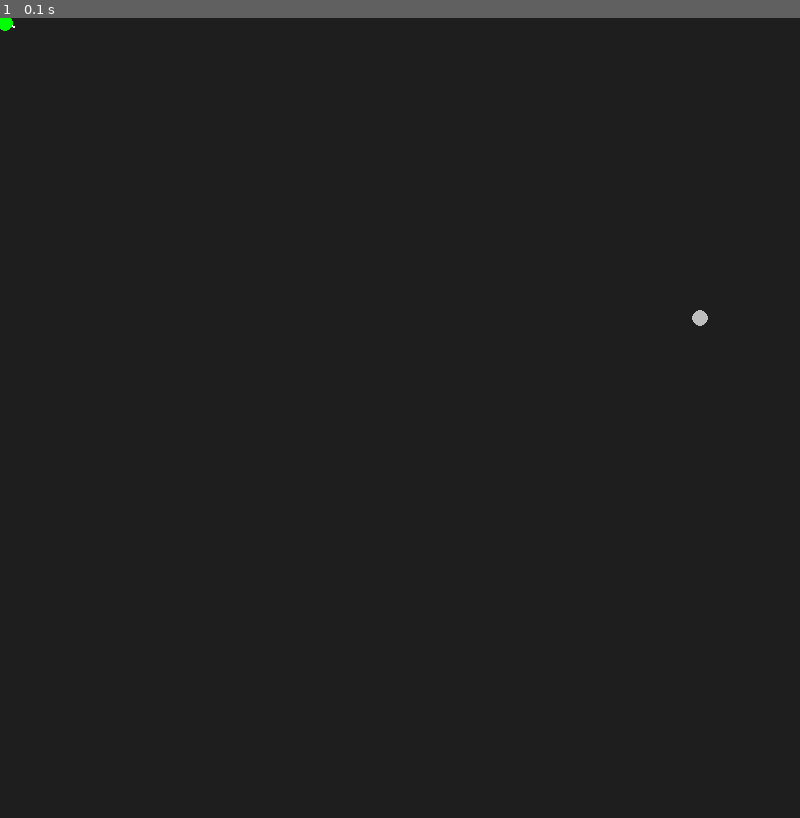
Above: before the commit, frame 1.
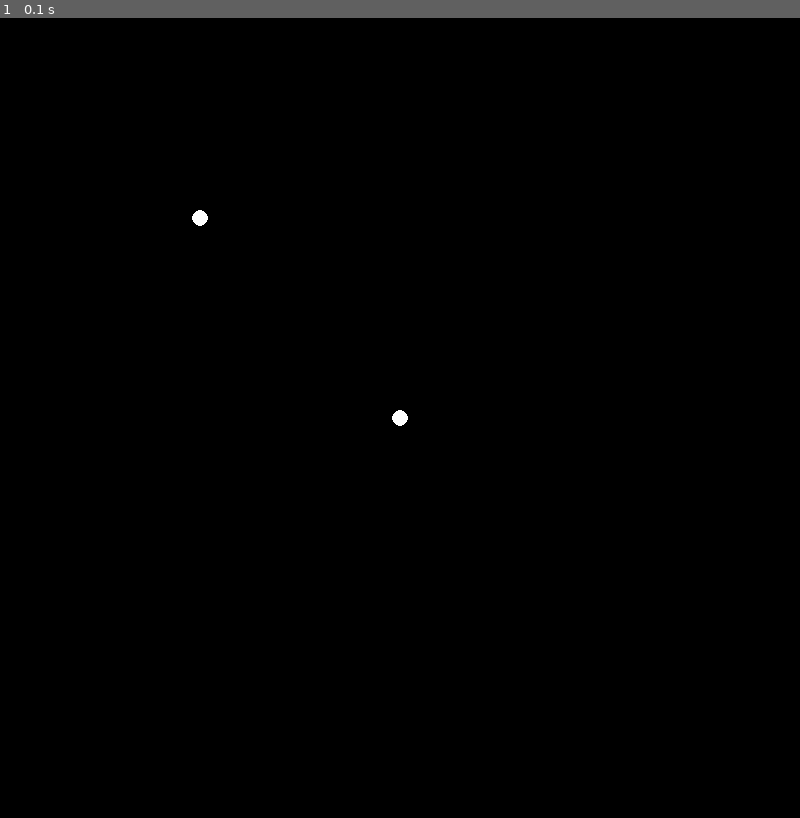
Above: after the commit, the same moment.

Repository: Smeltier/arcade-ai
Game: pygame game, started from movimento_autonomo/main.py
Two runs of this game, one before a commit and one after it. Both use one fixed random seed, a clock stepped at 60 frames per second and the inputs below.
Inputs:
- Up to frame 1 (0.1 s): no input

The runs differ from the first frame. In frame 1, 100% of the frame differs, in the area x 0-100%, y 0-100%.

Commit message:
att: atualiza a implementação da MovingEntity.

Diff:
--- /dev/null
+++ b/movimento_autonomo/atributes.py
@@ -0,0 +1,17 @@
+
+class Limits:
+    def __init__(self, max_speed=1, max_acceleration=1, max_force=1, max_prediction=1.0, max_rotation=50, max_angular_acceleration=50) -> None:
+        self.max_speed = max_speed
+        self.max_force = max_force
+        self.max_acceleration = max_acceleration
+        self.max_prediction = max_prediction
+        self.max_rotation = max_rotation
+        self.max_angular_acceleration = max_angular_acceleration
+
+class WanderThresholds:
+    def __init__(self) -> None:
+        # self.wander_offset = 2.0
+        # self.wander_radius = 1.0
+        # self.wander_rate = 0.4
+        # self.wander_orientation = 1
+        pass
--- /dev/null
+++ b/movimento_autonomo/base_game_entity.py
@@ -0,0 +1,11 @@
+from abc import ABC, abstractmethod
+
+class BaseGameEntity (ABC):
+    _next_ID = 0
+
+    def __init__(self):
+        self.ID = BaseGameEntity._next_ID
+        BaseGameEntity._next_ID += 1
+
+    @abstractmethod
+    def update(self, delta_time) -> None: pass
--- /dev/null
+++ b/movimento_autonomo/collision_detector.py
@@ -0,0 +1,4 @@
+from outputs import Collision
+
+class CollisionDetector:
+    def get_collision(self, position, ray_vector) -> Collision: pass
--- a/movimento_autonomo/dynamic_states.py
+++ b/movimento_autonomo/dynamic_states.py
@@ -3,7 +3,8 @@
 import random
 
 from state import State
-from steering_output import SteeringOutput
+from movimento_autonomo.outputs import SteeringOutput, Collision
+from collision_detector import CollisionDetector
 
 def map_to_range(rotation):
     return (rotation + math.pi) % (2 * math.pi) - math.pi
@@ -17,13 +18,20 @@
         super().__init__()
 
         self.character = character
+        self.max_speed = self.character.limits.max_speed
+        self.max_acceleration = self.character.limits.max_acceleration
+        self.slow_radius = 0.1
+        self.target_radius = 0.1
+        self.time_to_target = 0.1
         self.target = target
-
-    def execute(self):
-        steering = self.get_steering()
-        self.character.apply_steering(steering, self.character.delta_time)
-
-        if self.character.distance > 50:
+        self.direction = target.position - character.position
+        self.distance = self.direction.length()
+
+    def execute(self):
+        steering = self.get_steering()
+        self.character.apply_steering(steering, self.character.delta_time)
+
+        if self.distance > 50:
             self.character.state_machine.change_state(Pursue(self.character, self.target))
 
     def get_steering(self) -> SteeringOutput:
@@ -32,27 +40,25 @@
         if not self.target:
             return steering
 
-        direction = self.target.position - self.character.position
-        distance = direction.length()
-
-        if distance < self.character.target_radius:
+        self.direction = self.target.position - self.character.position
+        self.distance = self.direction.length()
+
+        if self.distance < self.target_radius:
             return SteeringOutput()
 
-        if distance > self.character.slow_radius:
-            target_speed = self.character.max_speed
-
+        if self.distance > self.slow_radius:
+            target_speed = self.max_speed
         else:
-            target_speed = self.character.max_speed * distance / self.character.slow_radius
-
-        target_velocity = direction
-        target_velocity.normalize_ip()
+            target_speed = self.max_speed * self.distance / self.slow_radius
+
+        target_velocity = self.direction.normalize()
         target_velocity *= target_speed
 
         steering.linear = target_velocity - self.character.velocity
-        steering.linear /= self.character.time_to_target
-
-        if steering.linear.length() > self.character.max_acceleration:
-            steering.linear.scale_to_length(self.character.max_acceleration)
+        steering.linear /= self.time_to_target
+
+        if steering.linear.length() > self.max_acceleration:
+            steering.linear.scale_to_length(self.max_acceleration)
 
         steering.angular = 0
         return steering
@@ -551,3 +557,32 @@
 
     def exit(self):
         return super().exit()
+
+class ObstacleAvoidance(Seek):
+    def __init__(self, character, target):
+        super().__init__(character, target)
+
+        self.collision_detector = CollisionDetector()
+
+    def execute(self):
+        steering = self.get_steering()
+        self.character.apply_steering(steering, self.character.delta_time)
+
+    def get_steering(self):
+        ray_vector = self.character.velocity
+        ray_vector.normalize_ip()
+        ray_vector *= self.character.collision_ray
+
+        collision = self.collision_detector.get_collision(self.character.position, ray_vector)
+
+        if not collision: return SteeringOutput()
+
+        self.target = collision.position + collision.normal * self.character.avoid_distance
+
+        return super().get_steering()
+
+    def enter(self):
+        return super().enter()
+
+    def exit(self):
+        return super().exit()
--- a/movimento_autonomo/kinematic_states.py
+++ b/movimento_autonomo/kinematic_states.py
@@ -3,7 +3,7 @@
 import random
 
 from state import State
-from steering_output import KinematicSteeringOutput
+from movimento_autonomo.outputs import KinematicSteeringOutput
 
 def map_to_range(rotation):
     return (rotation + math.pi) % (2 * math.pi) - math.pi
--- a/movimento_autonomo/main.py
+++ b/movimento_autonomo/main.py
@@ -1,71 +1,55 @@
 import pygame
-import random
-import time
 
+from world import World
+from atributes import Limits
 from moving_entity import MovingEntity
-from dynamic_states import Seek, Separation, CollisionAvoidance
 
-pygame.init()
 
-game_title: str = "Steering Behaviors"
-pygame.display.set_caption(game_title)
+def main():
+    WIDTH, HEIGHT = 800, 800
+    SCREEN = pygame.display.set_mode((WIDTH, HEIGHT))
+    CLOCK = pygame.time.Clock()
 
-WIDTH, HEIGHT = 800, 800
-SCREEN = pygame.display.set_mode((WIDTH, HEIGHT))
-CLOCK = pygame.time.Clock()
+    world: World = World(SCREEN)
 
-# target = MovingEntity(500, 500, max_speed=100, max_force=100, mass=1, max_acceleration=200)
-# timmer = time.time() + 3
+    # Definições da primeira entidade:
+    entity_one_limits = Limits(max_speed=200,
+                               max_acceleration=200,
+                               max_force=100)
 
-# player_one = MovingEntity(100, 100, max_speed=200, max_force=300, max_acceleration=200, mass=1)
-# player_one.change_world_resolution(WIDTH, HEIGHT)
+    entity_one = MovingEntity(WIDTH // 2,
+                              HEIGHT // 2,
+                              world,
+                              limits=entity_one_limits)
 
-player_two = MovingEntity(700, 300, max_speed=200, max_force=300, max_acceleration=200, mass=1)
-player_two.change_world_resolution(WIDTH, HEIGHT)
+    # Definições da segunda entidade:
+    entity_two_limits = Limits(max_speed=200,
+                               max_acceleration=200,
+                               max_force=100)
 
-player_three = MovingEntity(400, 300, max_speed=200, max_force=300, max_acceleration=200, mass=1)
-player_three.change_world_resolution(WIDTH, HEIGHT)
+    entity_two = MovingEntity(WIDTH // 4,
+                              HEIGHT // 4,
+                              world,
+                              limits=entity_one_limits)
 
-# player_one.target = player_two
-player_three.target = player_two
+    world.add_entity(entity_one)
+    world.add_entity(entity_two)
 
-# player_two.add_target(player_one)
-player_two.add_target(player_three)
+    pygame.init()
 
-# target.state_machine.change_state(Flee(target, player_one))
-# player_one.state_machine.change_state(Seek(player_one, player_two))
-player_two.state_machine.change_state(CollisionAvoidance(player_two))
-player_three.state_machine.change_state(Seek(player_three, player_two))
+    running = True
+    while running:
+        pygame.display.flip()
+        SCREEN.fill("black")
 
-running = True
-while running:
-    delta_time = CLOCK.tick(60) / 1000.0
+        delta_time = CLOCK.tick() / 1000.0
 
-    for event in pygame.event.get():
-        if event.type == pygame.QUIT:
-            running = False
+        for event in pygame.event.get():
+            if event.type == pygame.QUIT:
+                running = False
 
-    # if time.time() >= timmer:
-    #     target.position = pygame.Vector2(random.randint(1, WIDTH - 1), random.randint(1, HEIGHT - 1))
-    #     timmer = time.time() + 3
+        world.update(delta_time)
 
-    # player_one.delta_time = delta_time
-    player_two.delta_time = delta_time
-    player_three.delta_time = delta_time
+    pygame.quit()
 
-    # player_one.update()
-    player_two.update()
-    player_three.update()
-
-    player_three.position = pygame.math.Vector2(pygame.mouse.get_pos())
-
-    SCREEN.fill((30, 30, 30))
-
-    # player_one.draw(SCREEN)
-    player_two.draw(SCREEN)
-    player_three.draw(SCREEN)
-    # pygame.draw.circle(SCREEN, target.color, target.position, 2)
-
-    pygame.display.flip()
-
-pygame.quit()
+if __name__ == "__main__": main()
--- a/movimento_autonomo/moving_entity.py
+++ b/movimento_autonomo/moving_entity.py
@@ -1,138 +1,146 @@
 import math
 import pygame
 
-from state_machine import StateMachine
-from steering_output import SteeringOutput, KinematicSteeringOutput
+from base_game_entity import BaseGameEntity
+from world            import World
+from atributes        import Limits
+from state_machine    import StateMachine
+from outputs          import SteeringOutput, KinematicSteeringOutput
 
-class MovingEntity:
-    _next_ID = 0
+class MovingEntity (BaseGameEntity):
+    def __init__(self, x, y, world: World, limits: Limits, mass=1, start_state=None, color="white"):
+        super().__init__()
 
-    def __init__(self, x, y, max_speed=1, max_force=1, max_acceleration=1, mass=1, start_state=None):
-        self.ID = MovingEntity._next_ID
-        MovingEntity._next_ID += 1
-
-        self.position = pygame.math.Vector2(x, y)
-        self.velocity = pygame.math.Vector2(0, 0)
-        self.acceleration = pygame.math.Vector2(0, 0)
+        self.position = pygame.Vector2(x, y)
+        self.velocity = pygame.Vector2(0, 0)
+        self.acceleration = pygame.Vector2(0, 0)
         self.mass = mass
-
-        self.target: MovingEntity = self
         self.orientation = 0.0
 
-        self.target_list = []
-        self.target_list.append(self.target)
-        self.threshold = 100
-        self.decay_coefficient = 100000
-
-        self.rotation = 1
-        self.time_to_target = 0.25
-        self.distance = 0
-
-        self.target_radius = 2.0
-        self.slow_radius = 20
-        self.detection_radius = 50
-        self.radius = 20
-
-        self.max_speed = max_speed
-        self.max_force = max_force
-        self.max_acceleration = max_acceleration
-        self.max_prediction = 1.0
-        self.max_rotation = 50
-        self.max_angular_acceleration = 50
-
-        self.wander_offset = 2.0
-        self.wander_radius = 1.0
-        self.wander_rate = 0.4
-        self.wander_orientation = 1
+        self.world: World = world
+        self.limits: Limits = limits
+        self.delta_time = 0.1
 
         self.start_state = start_state
-        self.state_machine = StateMachine(self, self.start_state)
+        self.state_machine = StateMachine(self, start_state)
 
-        self.color = pygame.Color("white")
+        self.color = color
 
-        self.world_width = 0
-        self.world_height = 0
-        self.delta_time = 0.1
-
-    def _update_distance(self):
-        if self.target:
-            to_target = self.target.position - self.position
-            self.distance = to_target.length()
-
-    def _limit_entity(self):
-        if self.position.x > self.world_width:
-            self.position.x = 1
-        elif self.position.x < 0:
-            self.position.x = self.world_width - 1
-
-        if self.position.y > self.world_height:
-            self.position.y = 1
-        elif self.position.y < 0:
-            self.position.y = self.world_height - 1
-
-    def _apply_force(self, steering: SteeringOutput):
-        if steering.linear.length_squared() > self.max_force * self.max_force:
-            steering.linear.scale_to_length(self.max_force)
-
-        self.acceleration += steering.linear / self.mass
-
-    def update(self):
-        self._update_distance()
-
+    def update(self, delta_time) -> None:
         if self.state_machine:
             self.state_machine.update()
 
         self._limit_entity()
+        self.delta_time = delta_time
 
-    def apply_steering(self, steering: SteeringOutput, delta_time):
+    def apply_steering(self, steering: SteeringOutput, delta_time) -> None:
+        max_speed = self.limits.max_speed
+
         self._apply_force(steering)
 
         self.velocity += steering.linear * delta_time
 
-        if self.velocity.length() > self.max_speed:
-            self.velocity.scale_to_length(self.max_speed)
+        if self.velocity.length() > max_speed:
+            self.velocity.scale_to_length(max_speed)
 
         self.position += self.velocity * delta_time
 
-        self.orientation += self.rotation * delta_time
+        # self.orientation += self.rotation * delta_time
         self.orientation += steering.angular * delta_time
 
         self.acceleration *= 0
 
-    def apply_kinematic_steering(self, steering: KinematicSteeringOutput, delta_time):
+    def apply_kinematic_steering(self, steering: KinematicSteeringOutput, delta_time) -> None:
+        max_speed = self.limits.max_speed
+
         self.orientation += steering.rotation * delta_time
 
         self.velocity = steering.velocity
-        if self.velocity.length() > self.max_speed:
-            self.velocity.scale_to_length(self.max_speed)
+
+        if self.velocity.length() > max_speed:
+            self.velocity.scale_to_length(max_speed)
 
         self.position += self.velocity * delta_time
+
+    def _limit_entity(self) -> None:
+        width, height = self.world.width, self.world.height
+
+        if self.position.x > width:
+            self.position.x = 1
+        if self.position.x < 0:
+            self.position.x = width - 1
+        if self.position.y > height:
+            self.position.y = 1
+        if self.position.y < 0:
+            self.position.y = height - 1
+
+    def _apply_force(self, steering: SteeringOutput) -> None:
+        max_force = self.limits.max_force
+
+        if steering.linear.length_squared() > max_force * max_force:
+            steering.linear.scale_to_length(max_force)
+
+        # Force = mass * acceleration
+        self.acceleration += steering.linear / self.mass
 
     def change_color(self, color) -> None:
         self.color = pygame.Color(color)
 
-    def change_world_resolution(self, width: float, heigth: float) -> None:
-        self.world_width = width
-        self.world_height = heigth
+    def draw(self, SCREEN) -> None:
+        if self.velocity.length() > 0:
+            direction = self.velocity.normalize()
+            line_length = 10
+            line_end = self.position + direction * line_length
 
-    # TODO - Verificar a implementação
+            pygame.draw.line(SCREEN, "white",
+                            (int(self.position.x), int(self.position.y)),
+                            (int(line_end.x), int(line_end.y)), 2)
+
+        pygame.draw.circle(SCREEN, self.color,
+                           (int(self.position.x), int(self.position.y)), 8)
+
+    # TODO -> Verificar implementação
     def new_orientation(self, velocity) -> float:
         if velocity.length() <= 0:
             return self.orientation
 
         return math.atan2(-velocity.x, velocity.y)
 
-    def add_target(self, new_target):
-        self.target_list.append(new_target)
 
-    def draw(self, SCREEN):
-        if self.velocity.length() > 0:
-            direction = self.velocity.normalize()
-            line_length = 10
-            line_end = self.position + direction * line_length
-            pygame.draw.line(SCREEN, "white",
-                            (int(self.position.x), int(self.position.y)),
-                            (int(line_end.x), int(line_end.y)), 2)
+# def __init__(self, x, y, max_speed=1, max_force=1, max_acceleration=1, mass=1, start_state=None):
+#     super().__init__()
 
-        pygame.draw.circle(SCREEN, self.color,
-                           (int(self.position.x), int(self.position.y)), 8)
+#     self.position = pygame.math.Vector2()
+#     self.velocity = pygame.math.Vector2(0, 0)
+#     self.acceleration = pygame.math.Vector2(0, 0)
+#     self.mass = mass
+#     self.target: MovingEntity = self
+#     self.orientation = 0.0
+#     self.target_list = []
+#     self.target_list.append(self.target)
+#     self.distance = 0
+#     self.max_speed = max_speed
+#     self.max_force = max_force
+#     self.max_acceleration = max_acceleration
+#     self.max_prediction = 1.0
+#     self.max_rotation = 50
+#     self.max_angular_acceleration = 50
+#     self.start_state = start_state
+#     self.state_machine = StateMachine(self, self.start_state)
+#     self.color = pygame.Color("white")
+#     self.delta_time = 0.1
+
+#     self.threshold = 100
+#     self.decay_coefficient = 100000
+#     self.rotation = 1
+#     self.time_to_target = 0.25
+#     self.target_radius = 2.0
+#     self.slow_radius = 20
+#     self.detection_radius = 50
+#     self.radius = 20
+#     self.collision_ray = 50
+#     self.avoid_distance = 25
+#     self.wander_offset = 2.0
+#     self.wander_radius = 1.0
+#     self.wander_rate = 0.4
+#     self.wander_orientation = 1
--- a/movimento_autonomo/steering_output.py
+++ b/movimento_autonomo/outputs.py
@@ -5,8 +5,12 @@
         self.linear = pygame.math.Vector2(0, 0)
         self.angular = 0.0
 
-# Virou uma derivação do SteeringOutput, talvez tenha uma forma melhor de lidar com isso..
 class KinematicSteeringOutput(SteeringOutput):
     def __init__(self):
         self.velocity = pygame.math.Vector2(0, 0)
         self.rotation = 0.0
+
+class Collision:
+    def __init__(self):
+        self.position = pygame.math.Vector2
+        self.normal = pygame.math.Vector2
--- a/movimento_autonomo/state.py
+++ b/movimento_autonomo/state.py
@@ -4,11 +4,7 @@
 
 from abc import ABC, abstractmethod
 
-from steering_output import SteeringOutput
-
-def map_to_range(rotation):
-    return (rotation + math.pi) % (2 * math.pi) - math.pi
-
+from outputs import SteeringOutput
 
 class State(ABC):
     @abstractmethod
--- /dev/null
+++ b/movimento_autonomo/world.py
@@ -0,0 +1,27 @@
+import pygame
+
+class World:
+    def __init__(self, SCREEN):
+
+        self.domain = SCREEN
+        self.width = SCREEN.get_width()
+        self.height = SCREEN.get_height()
+        self.entities_list = []
+
+    def add_entity(self, new_entity):
+        if new_entity is None:
+            raise RuntimeError("Sua nova entidade não pode ser nula.")
+
+        self.entities_list.append(new_entity)
+
+    def remove_entity(self, remove_entity):
+        if remove_entity is None: return
+
+        for iterator, entity,  in enumerate(self.entities_list):
+            if remove_entity is entity:
+                self.entities_list.pop(iterator)
+
+    def update(self, delta_time):
+        for entity in self.entities_list:
+            entity.update(delta_time)
+            entity.draw(self.domain)
